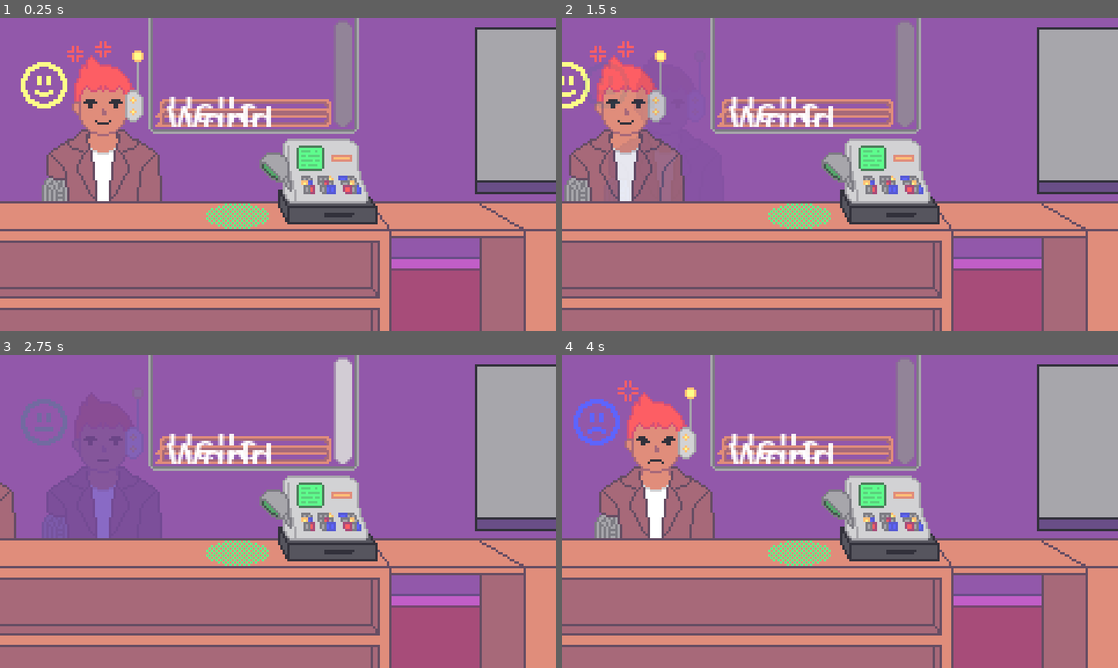
Above: before the commit, frames 1-4 (two rows, left to right).
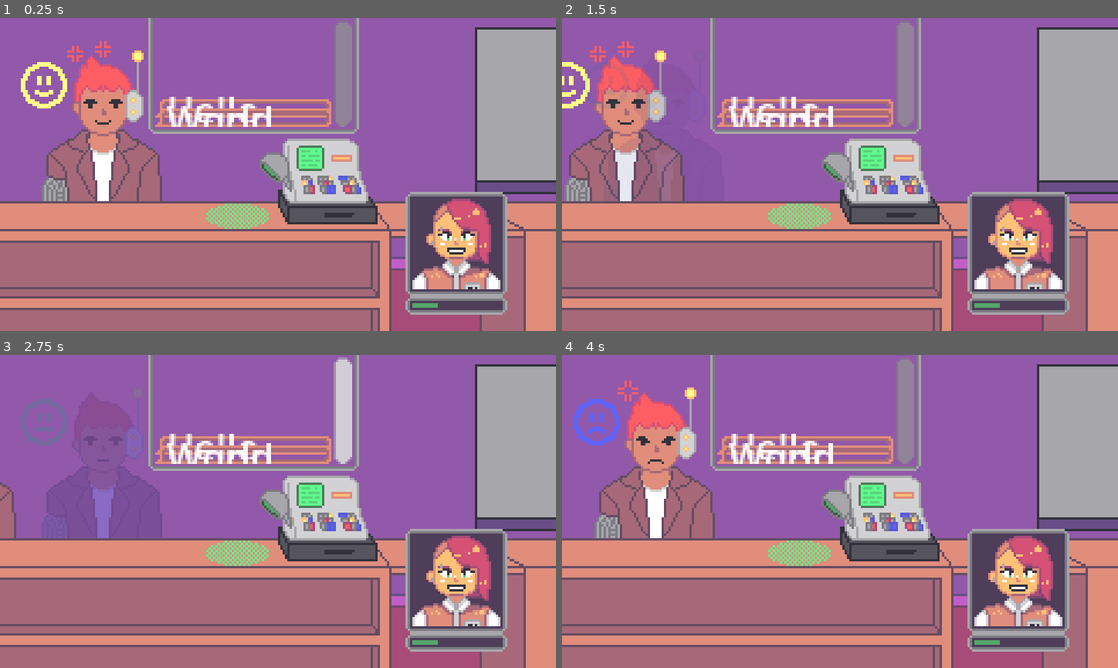
Above: after the commit, the same moments.

Repository: goofanader/ggj-2026
Game: Godot game, scene res://Scenes/Main Scene.tscn
The game is run twice, just before and just after one commit, with the same random seed, the same clock (stepped at 60 frames per second) and the same inputs.
Inputs (mouse positions are in pixels of both pictures, inside the frame that each line leads up to):
- Up to frame 1 (0.25 s): no input
- Up to frame 2 (1.5 s): tap Enter (Spawn New Customer) at 0.5, 1.35 s; move the mouse to (878, 180) at 0.52 s; hold Backspace (Clear Customers) 0.53-1.28 s; click (878, 180) at 0.67 s; move the mouse to (728, 190) at 1.27 s; click (728, 190) at 1.42 s
- Up to frame 3 (2.75 s): move the mouse to (333, 442) at 2.02 s; hold Backspace (Clear Customers) from 2.03 s (still down); click (333, 442) at 2.17 s
- Up to frame 4 (4 s): move the mouse to (812, 574) at 2.77 s; release Backspace (Clear Customers) at 2.78 s; tap Enter (Spawn New Customer) at 2.85 s; click (812, 574) at 2.92 s; tap Space at 3.5 s; move the mouse to (1006, 558) at 3.52 s; hold Backspace (Clear Customers) from 3.53 s (still down); click (1006, 558) at 3.67 s

The runs differ from the first frame. In frame 1, 6.8% of the frame differs, in the area x 72-92%, y 55-95%; in frame 2, 6.8%; in frame 3, 6.8%; in frame 4, 6.8%.

Commit message:
Added character assets

Diff:
--- a/Scenes/Character Stats.tscn
+++ b/Scenes/Character Stats.tscn
@@ -1,19 +1,77 @@
-[gd_scene format=3 uid="uid://05e0gnh4hnan"]
+[gd_scene format=3 uid="uid://bctllivmcvv5h"]
 
-[ext_resource type="Texture2D" uid="uid://4q335xxs2p" path="res://icon.svg" id="1_g4mlw"]
+[ext_resource type="Texture2D" uid="uid://ddolnq15tlah4" path="res://Assets/Art/Characters/player_sheet.png" id="1_g4mlw"]
+[ext_resource type="Texture2D" uid="uid://cya7perkdex2" path="res://Assets/Art/UI/Dialog_Border.png" id="2_tpcvg"]
+
+[sub_resource type="AtlasTexture" id="AtlasTexture_8nv4c"]
+atlas = ExtResource("1_g4mlw")
+region = Rect2(220, 0, 44, 46)
+
+[sub_resource type="AtlasTexture" id="AtlasTexture_0v7d4"]
+atlas = ExtResource("1_g4mlw")
+region = Rect2(264, 0, 44, 46)
 
 [sub_resource type="AtlasTexture" id="AtlasTexture_tpcvg"]
 atlas = ExtResource("1_g4mlw")
-region = Rect2(0, 0, 128, 128)
+region = Rect2(0, 0, 44, 46)
 
-[sub_resource type="SpriteFrames" id="SpriteFrames_hvgrr"]
+[sub_resource type="AtlasTexture" id="AtlasTexture_4kaq4"]
+atlas = ExtResource("1_g4mlw")
+region = Rect2(44, 0, 44, 46)
+
+[sub_resource type="AtlasTexture" id="AtlasTexture_okjsw"]
+atlas = ExtResource("1_g4mlw")
+region = Rect2(88, 0, 44, 46)
+
+[sub_resource type="AtlasTexture" id="AtlasTexture_um1ix"]
+atlas = ExtResource("1_g4mlw")
+region = Rect2(132, 0, 44, 46)
+
+[sub_resource type="AtlasTexture" id="AtlasTexture_fx7xa"]
+atlas = ExtResource("1_g4mlw")
+region = Rect2(176, 0, 44, 46)
+
+[sub_resource type="SpriteFrames" id="SpriteFrames_6rtnr"]
 animations = [{
+"frames": [{
+"duration": 3.0,
+"texture": SubResource("AtlasTexture_8nv4c")
+}, {
+"duration": 1.0,
+"texture": SubResource("AtlasTexture_0v7d4")
+}],
+"loop": true,
+"name": &"Angry",
+"speed": 5.0
+}, {
 "frames": [{
 "duration": 1.0,
 "texture": SubResource("AtlasTexture_tpcvg")
 }],
 "loop": true,
-"name": &"default",
+"name": &"Happy",
+"speed": 5.0
+}, {
+"frames": [{
+"duration": 3.0,
+"texture": SubResource("AtlasTexture_4kaq4")
+}, {
+"duration": 1.0,
+"texture": SubResource("AtlasTexture_okjsw")
+}],
+"loop": true,
+"name": &"Neutral",
+"speed": 5.0
+}, {
+"frames": [{
+"duration": 2.0,
+"texture": SubResource("AtlasTexture_um1ix")
+}, {
+"duration": 2.0,
+"texture": SubResource("AtlasTexture_fx7xa")
+}],
+"loop": true,
+"name": &"Sad",
 "speed": 5.0
 }]
 
@@ -25,26 +83,63 @@
 corner_detail = 1
 
 [node name="Character Stats" type="Node2D" unique_id=1264797244]
+position = Vector2(0, -31)
 
-[node name="Portrait" type="AnimatedSprite2D" parent="." unique_id=2061128661]
-position = Vector2(2.6226044e-06, 5.00679e-06)
-scale = Vector2(0.37500003, 0.37500003)
-sprite_frames = SubResource("SpriteFrames_hvgrr")
+[node name="ColorRect" type="ColorRect" parent="." unique_id=639407537]
+offset_left = -20.0
+offset_top = -20.0
+offset_right = 20.0
+offset_bottom = 21.0
+color = Color(0.30588236, 0.24313726, 0.3529412, 1)
+metadata/_edit_use_anchors_ = true
 
-[node name="ProgressBar Bg" type="ColorRect" parent="." unique_id=2118173434]
-offset_left = -24.0
-offset_top = 26.0
-offset_right = 24.0
-offset_bottom = 30.0
-color = Color(0.23921569, 0.23137255, 0.37254903, 1)
+[node name="AnimatedSprite2D" type="AnimatedSprite2D" parent="." unique_id=1938157375]
+position = Vector2(-1, -1)
+sprite_frames = SubResource("SpriteFrames_6rtnr")
+animation = &"Angry"
+frame_progress = 0.66196597
 
-[node name="TextureProgressBar" type="ProgressBar" parent="ProgressBar Bg" unique_id=1092823333]
+[node name="NinePatchRect" type="NinePatchRect" parent="." unique_id=1475072478]
+offset_left = -23.0
+offset_top = -23.0
+offset_right = 23.0
+offset_bottom = 24.0
+texture = ExtResource("2_tpcvg")
+patch_margin_left = 5
+patch_margin_top = 5
+patch_margin_right = 5
+patch_margin_bottom = 5
+metadata/_edit_use_anchors_ = true
+
+[node name="NinePatchRect" type="NinePatchRect" parent="NinePatchRect" unique_id=1848595719]
+layout_mode = 0
+offset_top = 45.0
+offset_right = 46.0
+offset_bottom = 55.0
+texture = ExtResource("2_tpcvg")
+patch_margin_left = 5
+patch_margin_top = 5
+patch_margin_right = 5
+patch_margin_bottom = 5
+metadata/_edit_use_anchors_ = true
+
+[node name="ProgressBar Bg" type="ColorRect" parent="NinePatchRect/NinePatchRect" unique_id=2118173434]
+layout_mode = 0
+offset_left = 3.0
+offset_top = 3.0
+offset_right = 43.0
+offset_bottom = 7.0
+color = Color(0.30588236, 0.24313726, 0.3529412, 1)
+metadata/_edit_use_anchors_ = true
+
+[node name="TextureProgressBar" type="ProgressBar" parent="NinePatchRect/NinePatchRect/ProgressBar Bg" unique_id=1092823333]
 layout_mode = 0
 offset_left = 1.0
 offset_top = 1.0
-offset_right = 47.0
+offset_right = 39.0
 offset_bottom = 3.0
 theme_override_styles/background = SubResource("StyleBoxFlat_g4mlw")
 theme_override_styles/fill = SubResource("StyleBoxFlat_tpcvg")
 value = 30.0
 show_percentage = false
+metadata/_edit_use_anchors_ = true
--- a/Scenes/Main Scene.tscn
+++ b/Scenes/Main Scene.tscn
@@ -8,7 +8,6 @@
 [ext_resource type="SpriteFrames" uid="uid://ig0bwfm563il" path="res://Assets/Art/Characters/customer_test_frames.tres" id="3_1051w"]
 [ext_resource type="Texture2D" uid="uid://qd1d050vdn30" path="res://Assets/Art/Background/front_table.png" id="3_v87v2"]
 [ext_resource type="Texture2D" uid="uid://b6ry56fg0rdoj" path="res://Assets/Art/Background/register.png" id="4_156p1"]
-[ext_resource type="PackedScene" uid="uid://05e0gnh4hnan" path="res://Scenes/UI Scene.tscn" id="4_v87v2"]
 [ext_resource type="Texture2D" uid="uid://j7ahjlb32un3" path="res://Assets/Art/Background/scanner_spot.png" id="5_7enb7"]
 [ext_resource type="SpriteFrames" uid="uid://peoq2t8hhfx6" path="res://Assets/Art/Characters/eye_girl_frames.tres" id="5_bgl0a"]
 [ext_resource type="Script" uid="uid://bgccdanfxwkna" path="res://Scripts/FrequentAudioData.gd" id="5_s0c2j"]
@@ -25,6 +24,7 @@
 [ext_resource type="AudioStream" uid="uid://dqb0tvtrm0wix" path="res://Assets/Sounds/Siren_Far.wav" id="21_777q4"]
 [ext_resource type="AudioStream" uid="uid://bt8ff4k6ganh6" path="res://Assets/Sounds/Train_Leaving.wav" id="22_n5ssh"]
 [ext_resource type="AudioStream" uid="uid://xuit6twp15r8" path="res://Assets/Sounds/Train_Overhead.wav" id="23_1n7h2"]
+[ext_resource type="PackedScene" uid="uid://bctllivmcvv5h" path="res://Scenes/Character Stats.tscn" id="25_bgl0a"]
 
 [sub_resource type="Resource" id="Resource_mlytr"]
 script = ExtResource("2_l533x")
@@ -142,10 +142,6 @@
 [node name="Drop2" type="Marker2D" parent="Fg/ItemDrops" unique_id=2057453444]
 position = Vector2(14, 86)
 
-[node name="Character Stats" parent="." unique_id=1264797244 instance=ExtResource("4_v87v2")]
-z_index = 20
-position = Vector2(196, 102)
-
 [node name="Customer" parent="." unique_id=1278525423 instance=ExtResource("7_7enb7")]
 position = Vector2(44, 86)
 
@@ -167,5 +163,9 @@
 frequent_audio_tracks = Array[ExtResource("5_s0c2j")]([SubResource("Resource_v38rm"), SubResource("Resource_fjyh7"), SubResource("Resource_qf2de"), SubResource("Resource_laryo"), SubResource("Resource_qmgfp")])
 metadata/_custom_type_script = "uid://cdfq424n0esed"
 
+[node name="Character Stats" parent="." unique_id=1264797244 instance=ExtResource("25_bgl0a")]
+z_index = 20
+position = Vector2(197, 97)
+
 [connection signal="area_entered" from="Fg/Register/ScanSpot/ScanSpotArea" to="Fg/Register" method="_on_scan_spot_area_area_entered"]
 [connection signal="input_event" from="Fg/Register/ClickBox" to="Fg/Register" method="_on_click_box_input_event"]
--- a/Scenes/UI Scene.tscn
+++ /dev/null
@@ -1,3 +0,0 @@
-[gd_scene format=3 uid="uid://05e0gnh4hnan"]
-
-[node name="UiScene" type="Node2D" unique_id=1264797244]
--- a/Scripts/customer_scene.gd
+++ b/Scripts/customer_scene.gd
@@ -44,10 +44,11 @@
 @export var mood_level: int = 50:
 	set(value):
 		_mood_level = value
-		var mood_ind:int = mood_level_curve.values().find_custom(func(c): return mood_level>=min(c.x,c.y) and mood_level<=max(c.x,c.y))
+		var mood_ind:int = mood_level_curve.values().find_custom(func(c): return _mood_level>=min(c.x,c.y) and _mood_level<=max(c.x,c.y))
 		mood = Mood.keys().find(mood_level_curve.keys()[mood_ind]) as Mood
-		if mood_level > 100:
+		if _mood_level < 0:
 			leave()
+		if _mood_level > 100: _mood_level = 100
 	get():
 		return _mood_level
 
@@ -127,7 +128,7 @@
 			animator.play("Blink Out")
 
 func damage(value:float) -> void:
-	mood_level += roundi(value*mood_scale)
+	mood_level -= roundi(value*mood_scale)
 
 
 func _ready() -> void:
Binary file added: Assets/Art/Characters/player_sheet.png
Not shown, added: Assets/Art/Characters/player_sheet.png.import
